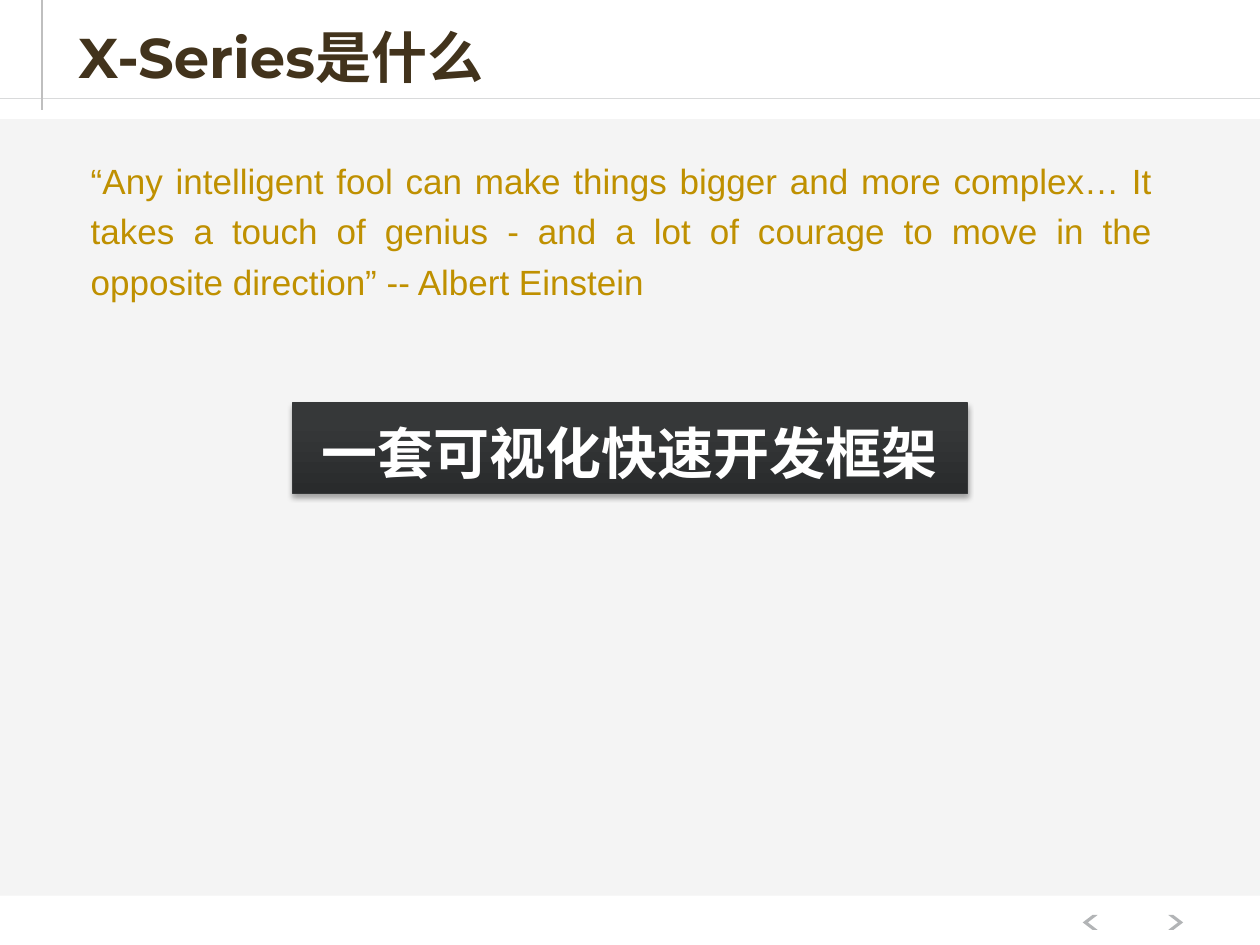
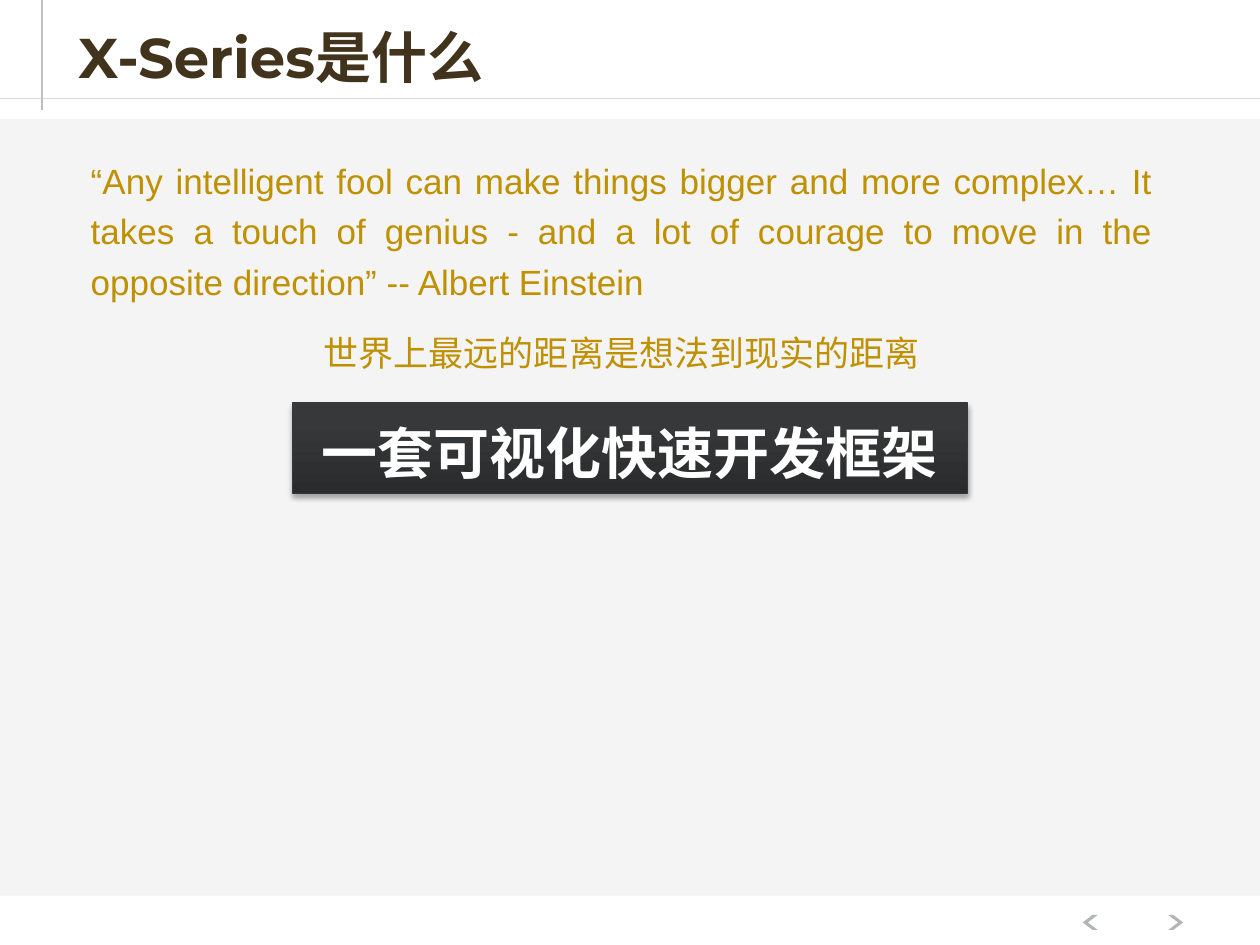
Before and after one commit to hejiehui/xross-tools-installer, a slide deck: slide 7 of doc/X-series V2.pptx. Drawn at 1260x945 pixels with LibreOffice and Linux fonts; fonts in the diff are those of the drawing. Boxes give left, top, right and bottom in pixels: in the first picture for what was removed or moved away, otherwise in the second. Text is boxed around its words. In the diff, an @@ line names an element or a change of style, - is before the commit and + after.

Commit message:
qq

```diff
--- a/doc/X-series V2.pptx
+++ b/doc/X-series V2.pptx
@@ text at box(324, 336, 920, 369): paragraph added @@
+世界上最远的距离是想法到现实的距离
```
Also in this commit, not shown: 1 other slide changed.
